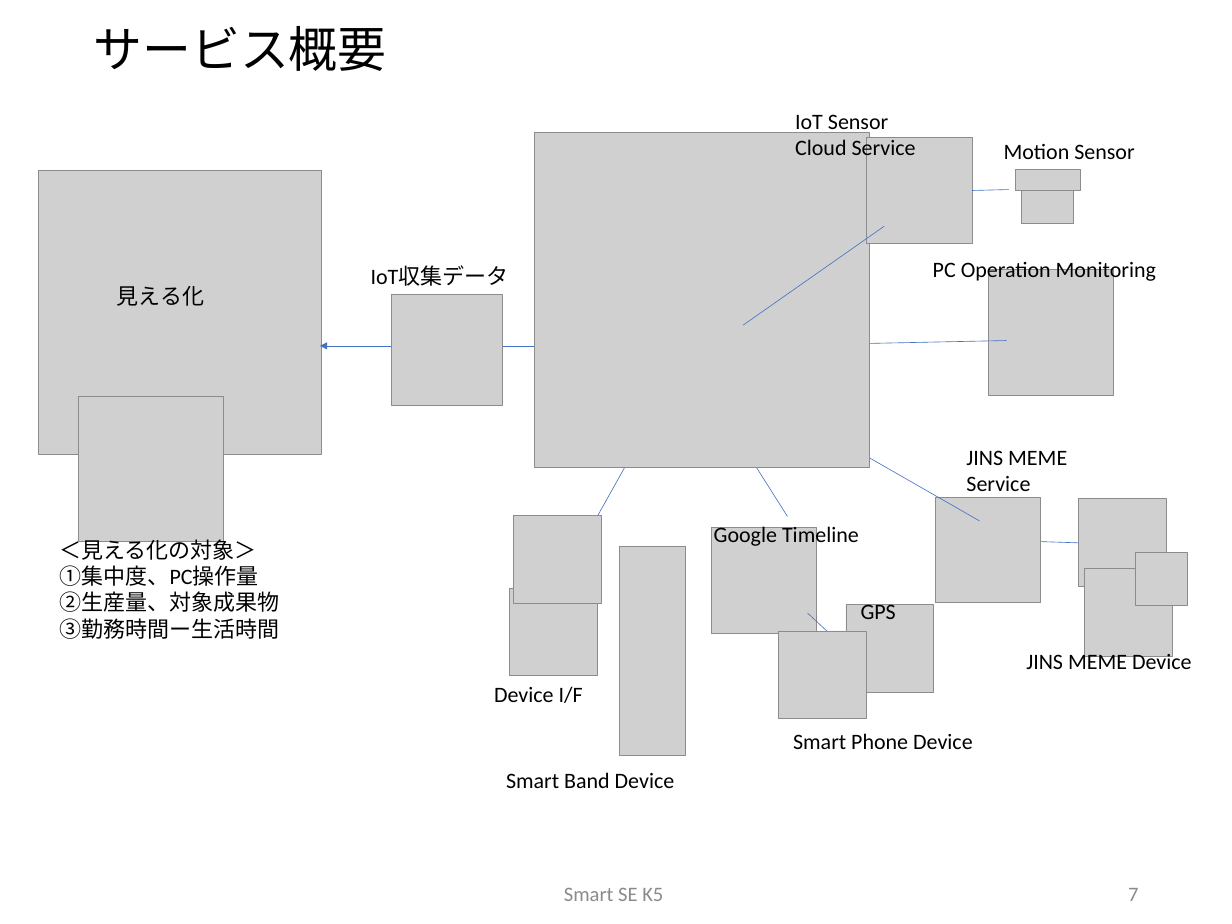
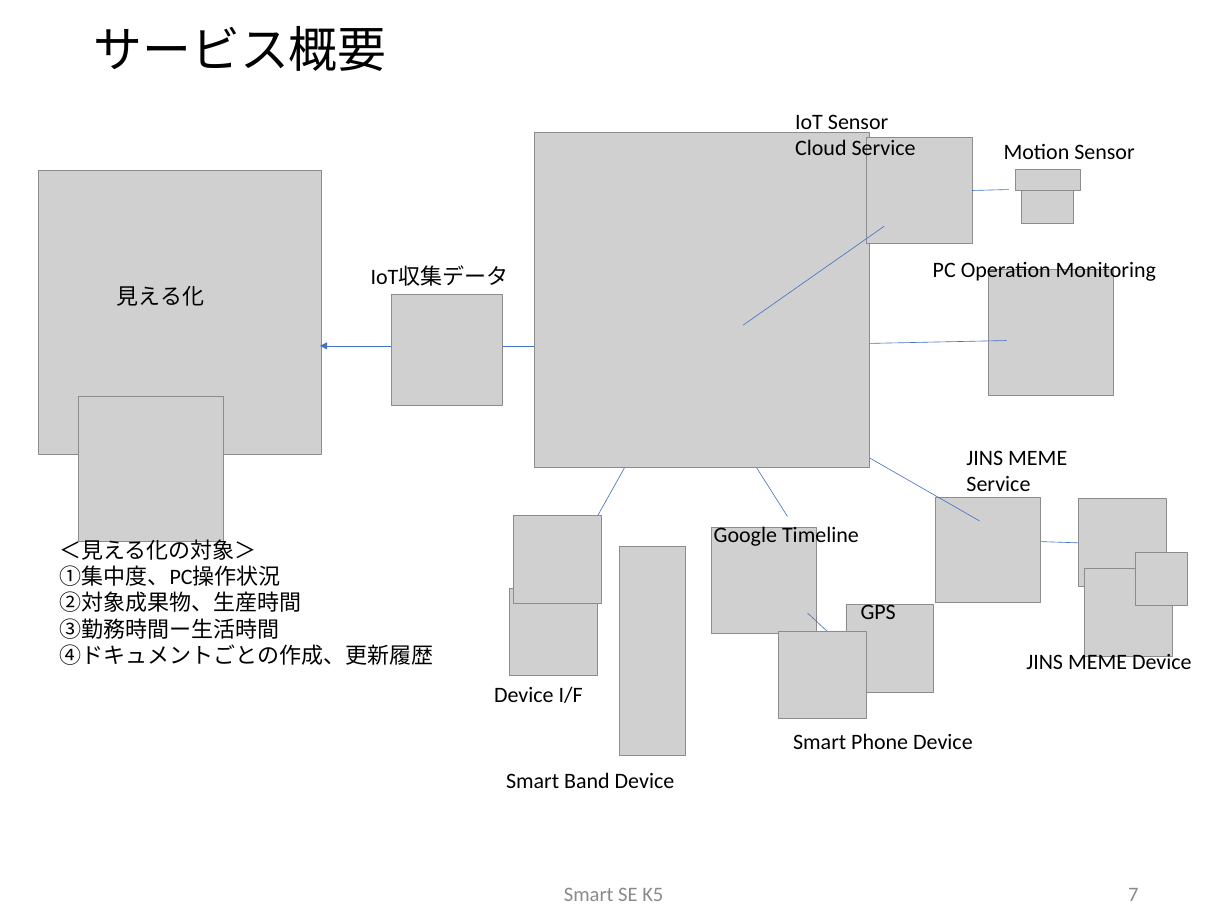
Before and after one commit to sakai-memoru/smartse19, a slide deck: slide 7 of _project_docs/SSE19_CD_PROP.pptx. Drawn at 1232x924 pixels with LibreOffice and Linux fonts; fonts in the diff are those of the drawing; grey boxes stand for pictures; background and template pictures are left out. Boxes give left, top, right and bottom in pixels: in the first picture for what was removed or moved away, otherwise in the second. Text is boxed around its words. In the diff, an @@ line names an element or a change of style, - is before the commit and + after.

```diff
--- a/_project_docs/SSE19_CD_PROP.pptx
+++ b/_project_docs/SSE19_CD_PROP.pptx
@@ text at (60,565,302,612): text changed @@
-①集中度、PC操作量
-②生産量、対象成果物
+①集中度、PC操作状況
+②対象成果物、生産時間
@@ text at (60,644,434,665): paragraph added @@
+④ドキュメントごとの作成、更新履歴
```
Also in this commit, not shown: 10 other slides changed, 2 slides added, 8 other files.
